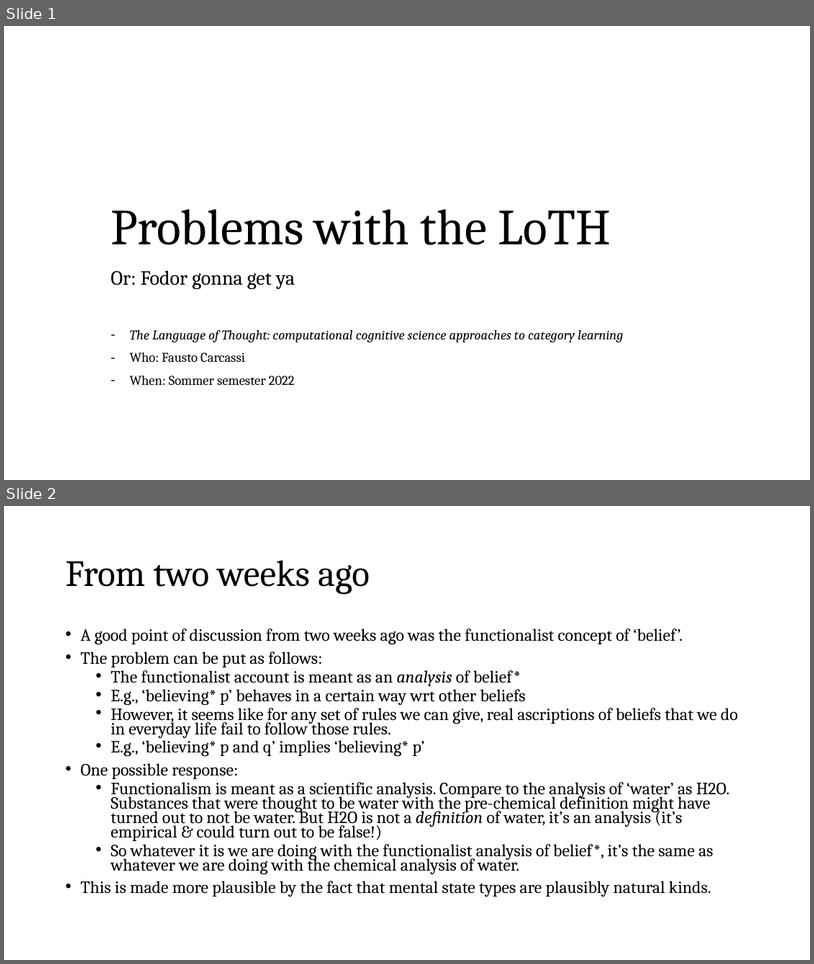
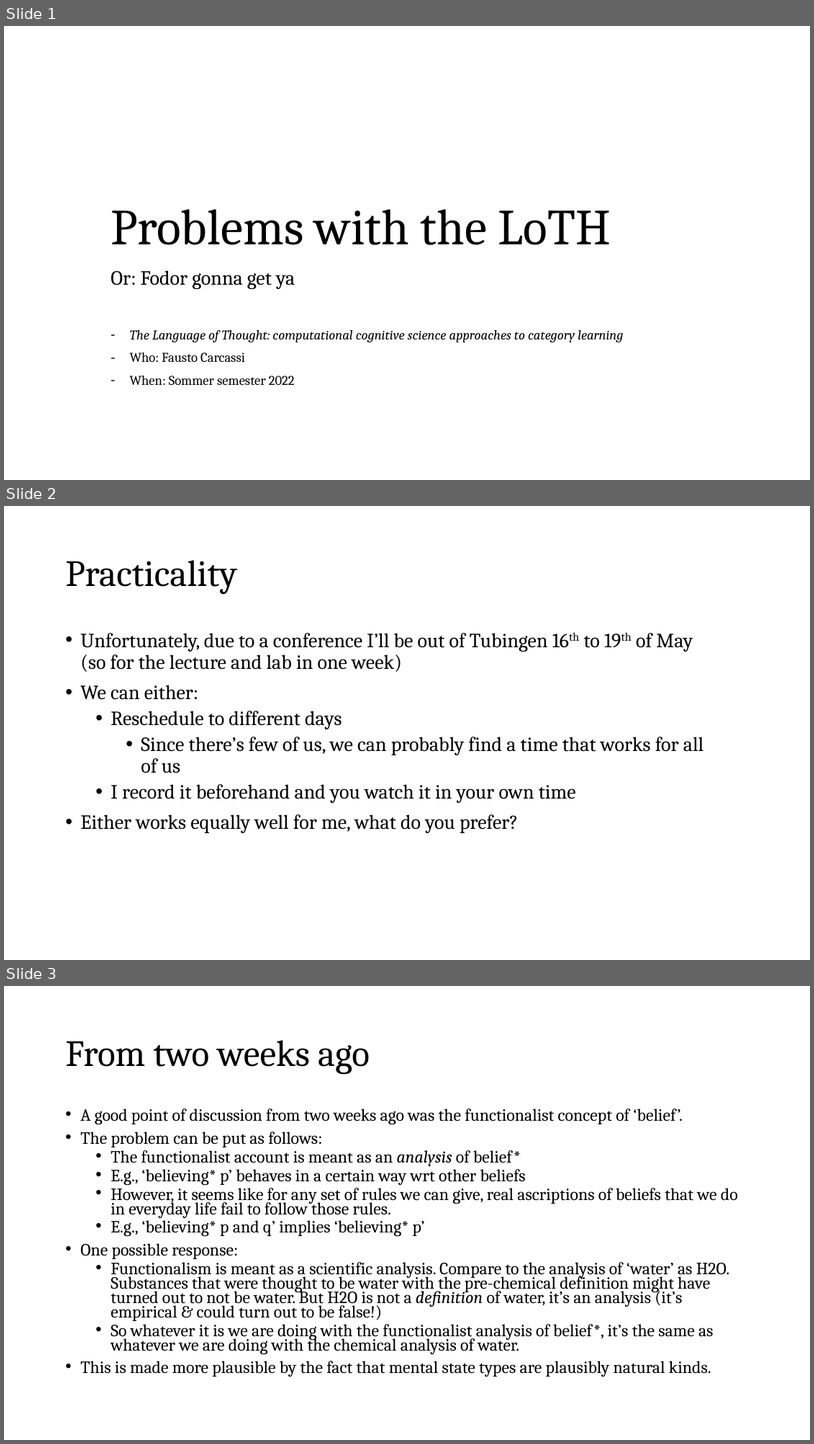
Before and after one commit to thelogicalgrammar/pLoT_course, a slide deck: 3_pLoT_continued.pptx. Shown one above the other, each under a label of ours: slides 1 and 2 before the commit, slides 1, 2 and 3 after it. The pictures are 814x964 and 814x1444 pixels, drawn with LibreOffice and Linux fonts; fonts in the diff are those of the drawing; background and template pictures are left out. Boxes give left, top, right and bottom in pixels: in the first picture for what was removed or moved away, otherwise in the second. Text is boxed around its words. In the diff, an @@ line names an element or a change of style, - is before the commit and + after.

```diff
--- a/3_pLoT_continued.pptx
+++ b/3_pLoT_continued.pptx
@@ slide 2 added at [4,506,810,960], background #FFFFFF @@
@@ title added at [65,560,237,594], 44 pt, text #000000 @@
+Practicality
@@ text added at [80,633,704,833], 24 pt, text #000000 @@
+• Unfortunately, due to a conference I’ll be out of Tubingen 16th to 19th of May (so for the lecture and lab in one week)
+• We can either:
+  • Reschedule to different days
+    • Since there’s few of us, we can probably find a time that works for all of us
+  • I record it beforehand and you watch it in your own time
+• Either works equally well for me, what do you prefer?
@@ what was slide 2 is now slide 3 @@
```
Also in this commit, not shown: 3 slides changed, 43 other files.
